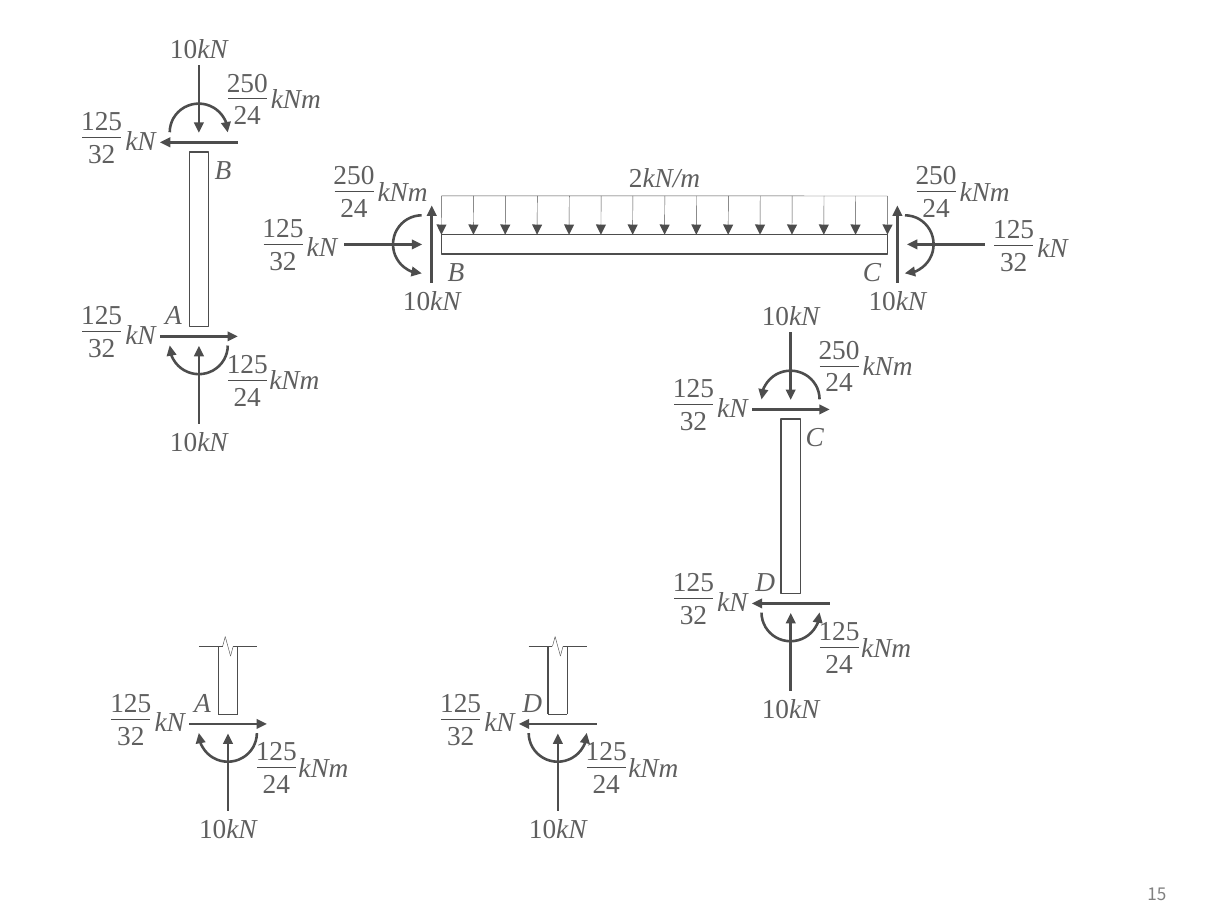
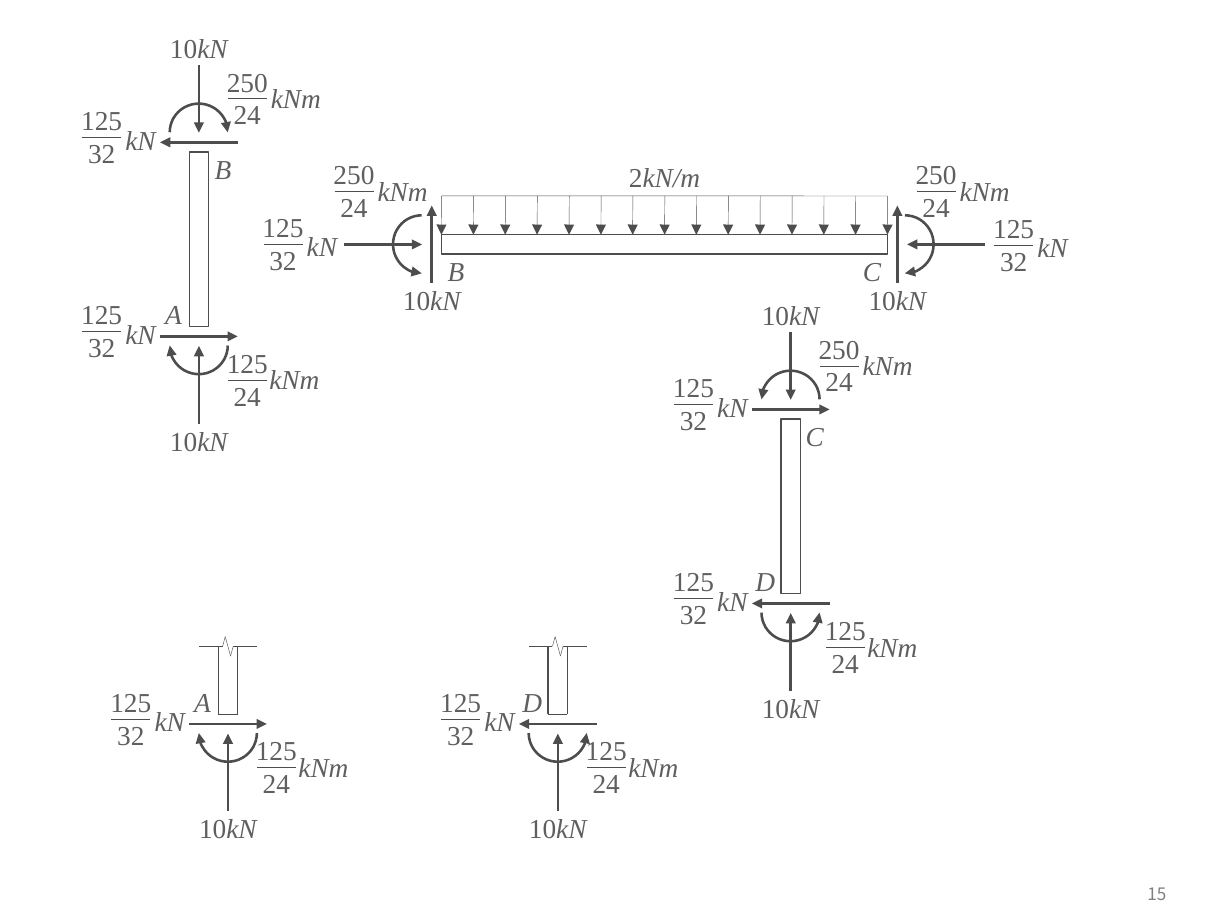
Before and after one commit to ironbell87/structural_analysis, a slide deck: slide 15 of figures.pptx. Drawn at 1232x924 pixels with LibreOffice and Linux fonts; fonts in the diff are those of the drawing. Boxes give left, top, right and bottom in pixels: in the first picture for what was removed or moved away, otherwise in the second. Text is boxed around its words. In the diff, an @@ line names an element or a change of style, - is before the commit and + after.

```diff
--- a/figures.pptx
+++ b/figures.pptx
@@ 2 texts, 1 line moved together from (x1=819, y1=619, x2=911, y2=673) to (x1=825, y1=622, x2=917, y2=673) @@
```
Also in this commit, not shown: 3 other slides changed, 5 other files.
